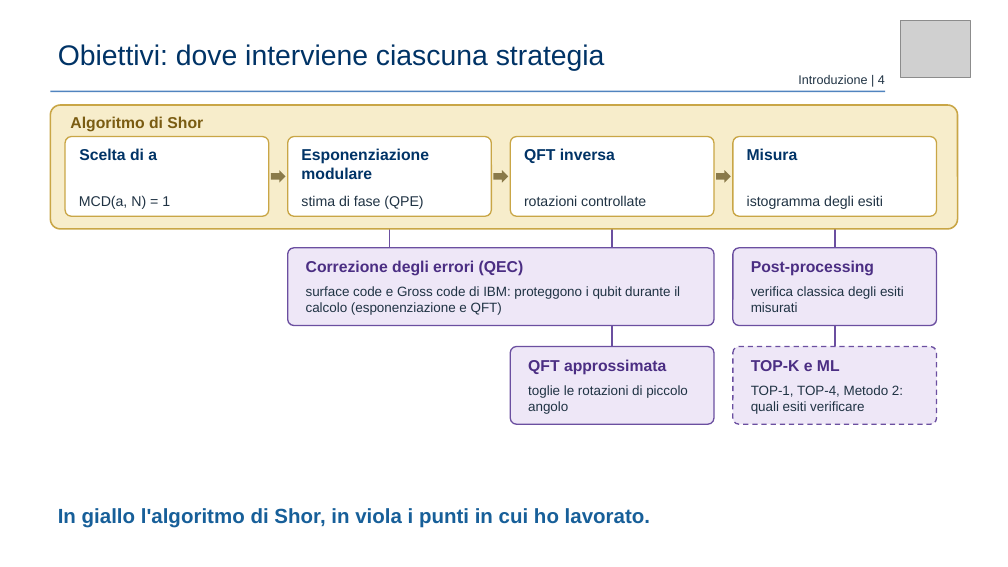
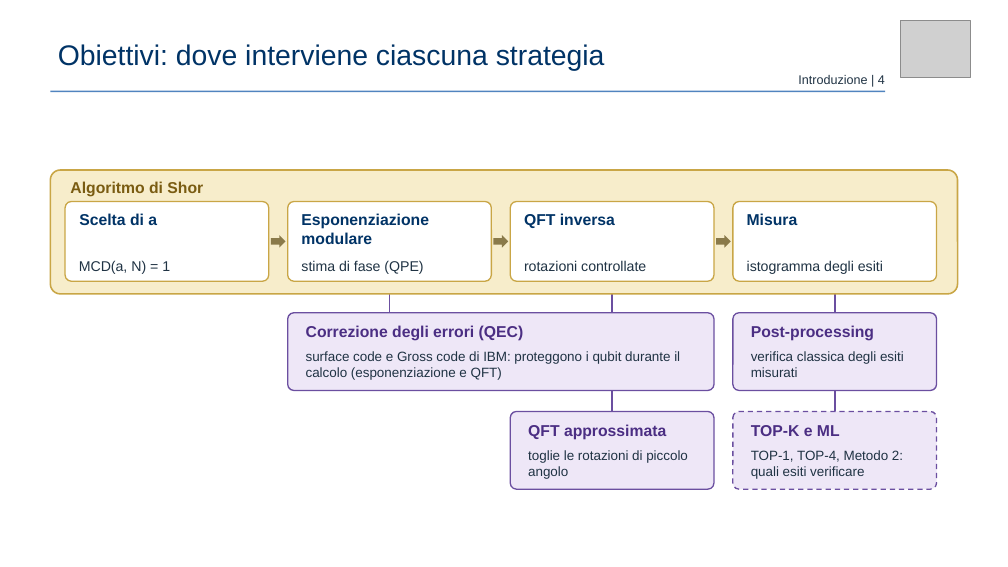
Before and after one commit to claudio-dragotta/shor-nisq-qec-thesis, a slide deck: slide 6 of presentazione/Dragotta Claudio - VERSIONE AGGIORNATA.pptx (slide 4 before the commit). Drawn at 1008x567 pixels with LibreOffice and Linux fonts; fonts in the diff are those of the drawing; grey boxes stand for pictures. Boxes give left, top, right and bottom in pixels: in the first picture for what was removed or moved away, otherwise in the second. Text is boxed around its words. In the diff, an @@ line names an element or a change of style, - is before the commit and + after.

```diff
--- a/presentazione/Dragotta Claudio - VERSIONE AGGIORNATA.pptx
+++ b/presentazione/Dragotta Claudio - VERSIONE AGGIORNATA.pptx
@@ 17 texts, 9 rounded rectangles, 4 lines, 3 right arrows: place and size @@
-17 texts, 9 rounded rectangles, 4 lines, 3 right arrows at <box>51,105,958,424</box>
+17 texts, 9 rounded rectangles, 4 lines, 3 right arrows at <box>51,170,958,489</box>
@@ text removed at <box>58,508,650,528</box> @@
-In giallo l'algoritmo di Shor, in viola i punti in cui ho lavorato.
```
Also in this commit, not shown: 3 other slides changed, 2 slides added, 5 other files.
